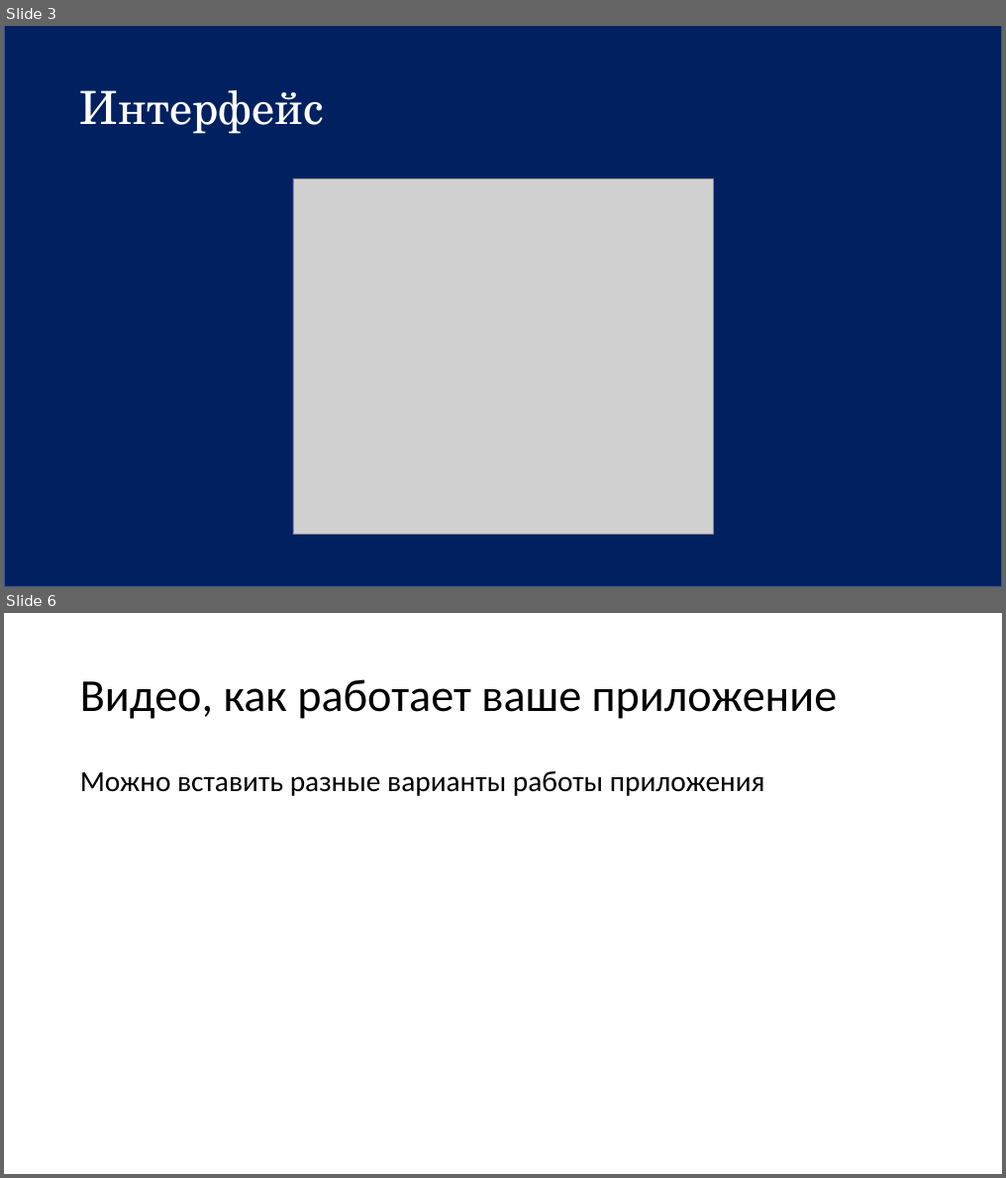
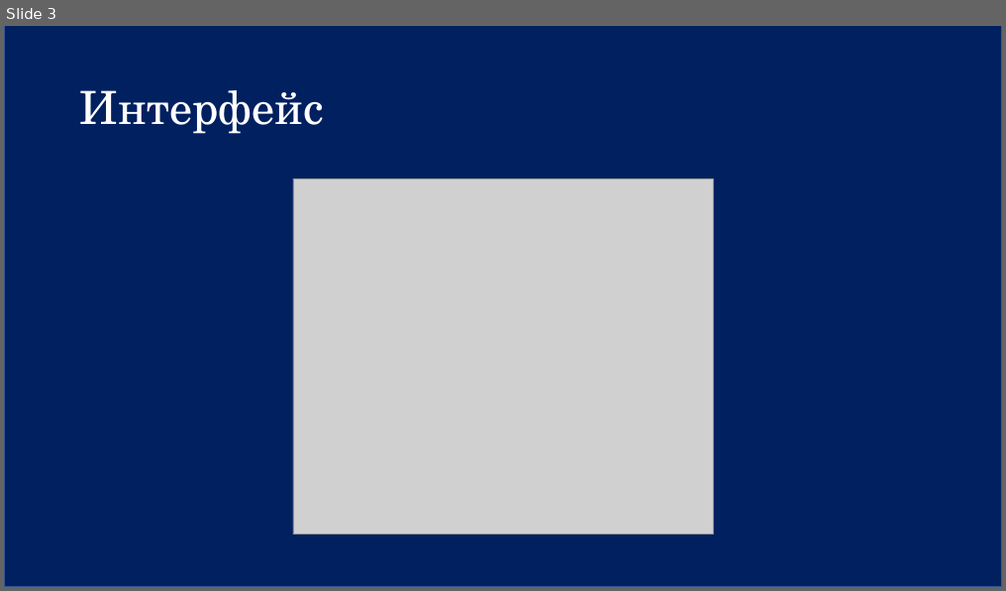
Before and after one commit to truly-a-moth/photozhop, a slide deck: ПРОЕКТ ПИТОН.pptx. Shown one above the other, each under a label of ours: slides 3 and 6 before the commit, slide 3 after it; the slides between them are not shown. The pictures are 1006x1178 and 1006x591 pixels, drawn with LibreOffice and Linux fonts; fonts in the diff are those of the drawing; grey boxes stand for pictures. Boxes give left, top, right and bottom in pixels: in the first picture for what was removed or moved away, otherwise in the second. Text is boxed around its words. In the diff, an @@ line names an element or a change of style, - is before the commit and + after.

```diff
--- a/ПРОЕКТ ПИТОН.pptx
+++ b/ПРОЕКТ ПИТОН.pptx
@@ slide 6 removed at <box>4,613,1002,1174</box>, background #FFFFFF @@
@@ title removed at <box>80,679,838,719</box> @@
-Видео, как работает ваше приложение
@@ text removed at <box>80,771,765,796</box> @@
-Можно вставить разные варианты работы приложения
```
Also in this commit, not shown: 7 slides changed, 1 other slide removed.
